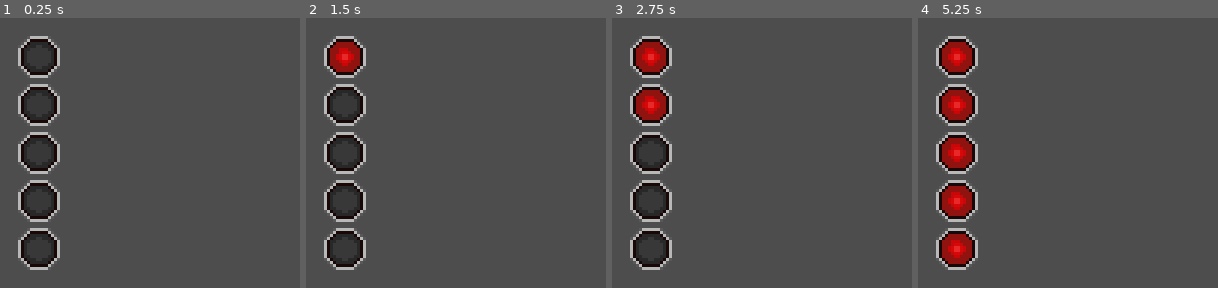
Above: before the commit, frames 1-4 (left to right).
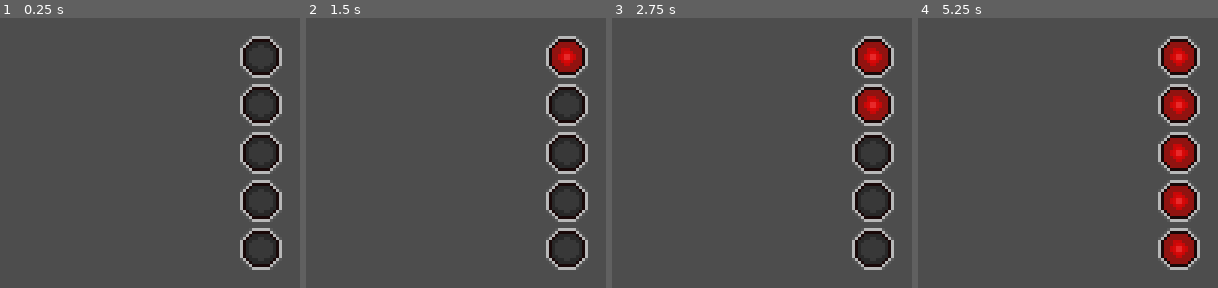
Above: after the commit, the same moments.

Repository: itjope/slide-on-slicks
Game: Godot game, scene res://start_lights.tscn
Two runs of this game, one before a commit and one after it. Both use one fixed random seed, a clock stepped at 60 frames per second and the inputs below. This scene is started directly instead of the project's main scene.
Inputs:
- Up to frame 1 (0.25 s): no input
- Up to frame 2 (1.5 s): tap Enter at 0.5 s; hold Right (steerRight) 0.53-1.28 s; hold Down (break) 0.53-1.28 s; tap Space (kryckan) at 1.25, 1.35 s; hold Left (steerLeft) from 1.28 s (still down)
- Up to frame 3 (2.75 s): tap Enter at 2 s; release Left (steerLeft) at 2.03 s; hold Right (steerRight) from 2.03 s (still down); hold Down (break) from 2.03 s (still down)
- Up to frame 4 (5.25 s): tap Space (kryckan) at 2.75, 2.85, 4.35, 5 s; release Right (steerRight) at 2.78 s; release Down (break) at 2.78 s; hold Up (accelerate) 2.78-3.53 s; tap Enter at 3.5 s; hold Down (break) 3.53-4.28 s; hold Left (steerLeft) from 3.53 s (still down); hold Down (break) from 5.03 s (still down)

The runs differ from the first frame. In frame 1, 12% of the frame differs, in the area x 6-94%, y 6-94%; in frame 2, 13%; in frame 3, 14%; in frame 4, 17%.

Commit message:
Change grid and start lights position

Diff:
--- a/start_lights.tscn
+++ b/start_lights.tscn
@@ -55,7 +55,7 @@
 [node name="start_lights" type="Node2D"]
 
 [node name="AnimatedSprite2D" type="AnimatedSprite2D" parent="."]
-position = Vector2(303, 344)
+position = Vector2(377, 344)
 sprite_frames = SubResource("SpriteFrames_desu6")
 animation = &"starting"
 autoplay = "starting"
--- a/world.gd
+++ b/world.gd
@@ -11,7 +11,7 @@
 var start_lights = preload("res://start_lights.tscn")
 var PORT = 9999
 var enetPeer = ENetMultiplayerPeer.new()
-var gridPositions = [Vector2(200, 335), Vector2(200, 360), Vector2(250, 335), Vector2(250, 360)]
+var gridPositions = [Vector2(220, 335), Vector2(240, 360), Vector2(280, 335), Vector2(300, 360)]
 var carColors = ["blue", "pink", "green", "yellow"]
 var isServer = false
 
